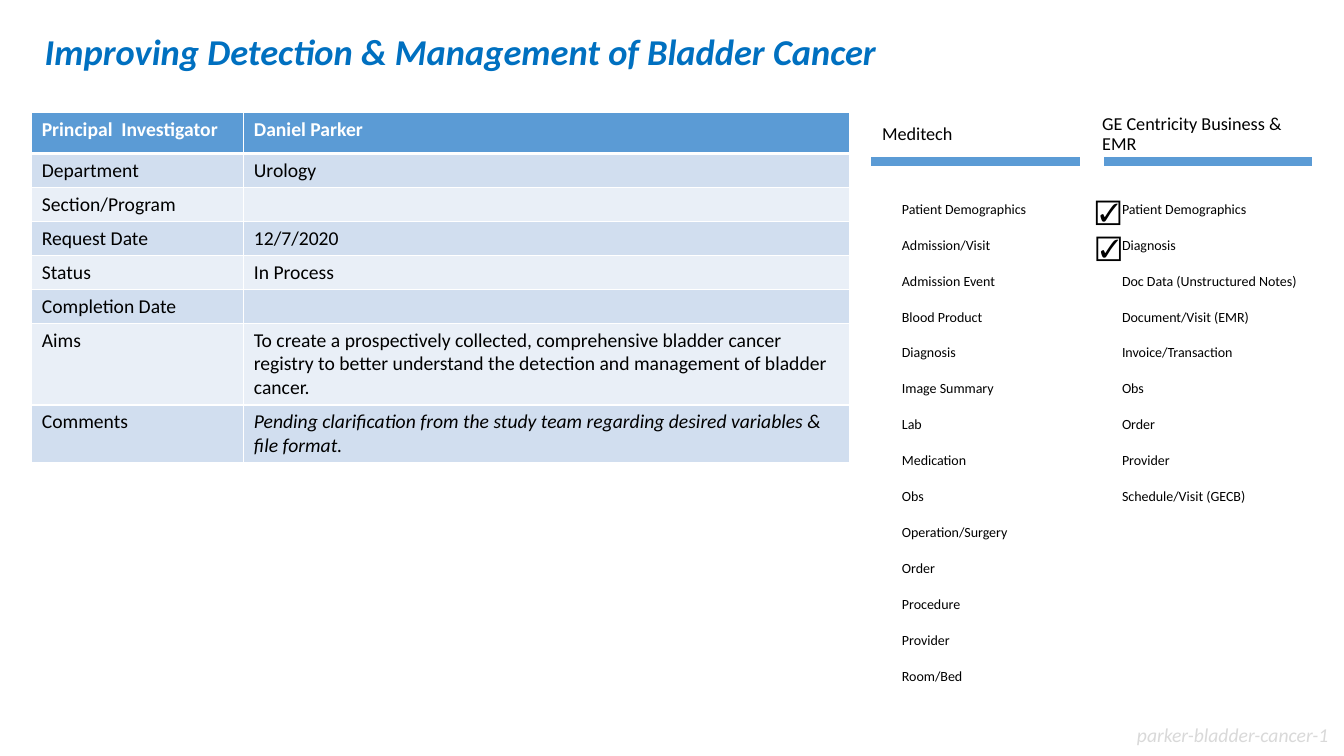
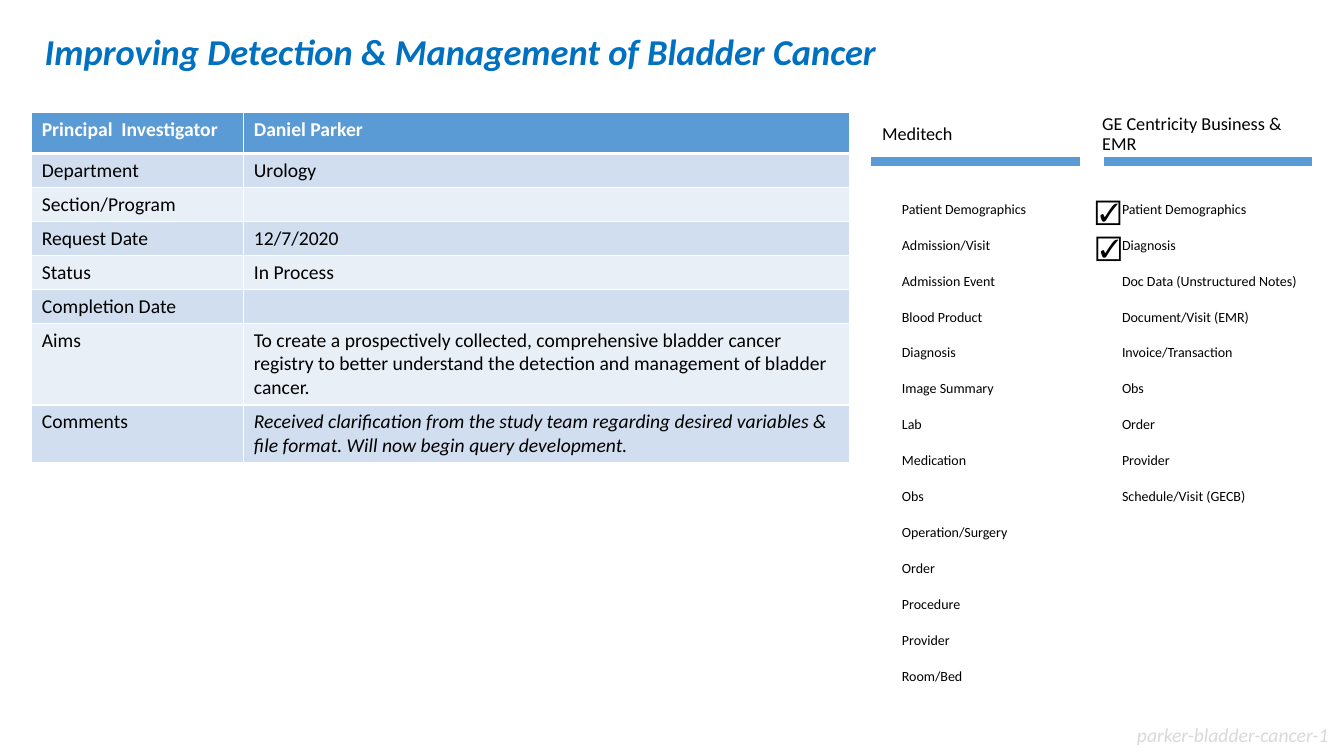
Before and after one commit to OuhscBbmc/prairie-outpost-public, a slide deck: slide 25 of publications/presentation-2021-03-aac/crdw-2021-03.pptx. Drawn at 1344x756 pixels with LibreOffice and Linux fonts; fonts in the diff are those of the drawing. Boxes give left, top, right and bottom in pixels: in the first picture for what was removed or moved away, otherwise in the second. Text is boxed around its words. In the diff, an @@ line names an element or a change of style, - is before the commit and + after.

```diff
--- a/publications/presentation-2021-03-aac/crdw-2021-03.pptx
+++ b/publications/presentation-2021-03-aac/crdw-2021-03.pptx
@@ table at [31, 113, 849, 460] @@
-row 8, column 2: Pending clarification from the study team regarding desired variables & file format.
+row 8, column 2: Received clarification from the study team regarding desired variables & file format. Will now begin query development.
```
Also in this commit, not shown: 16 other slides changed, 3 slides added.
